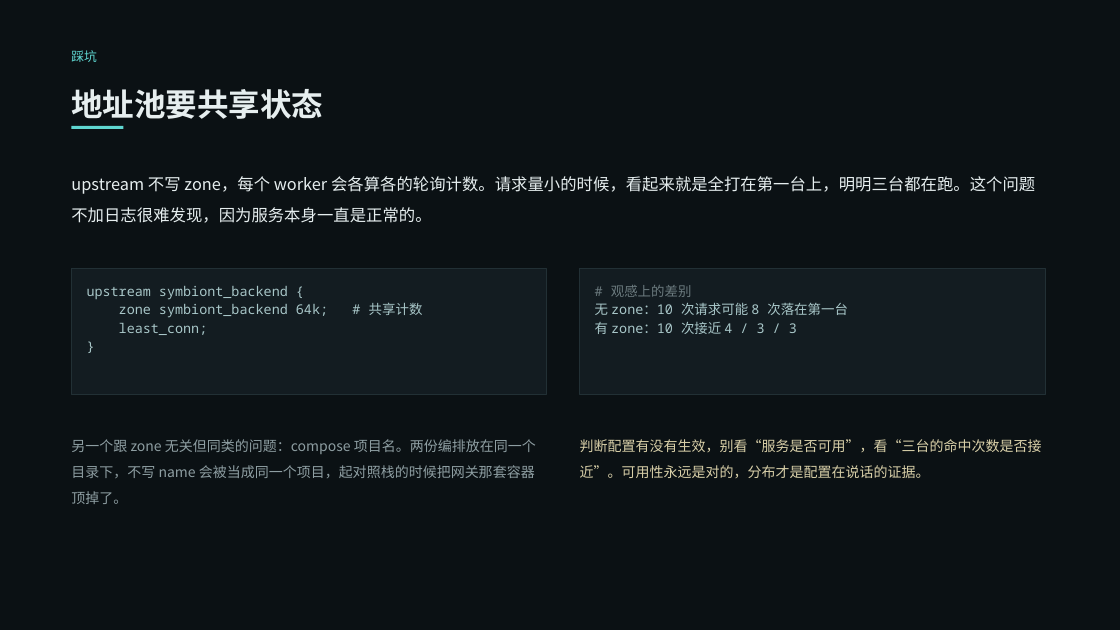
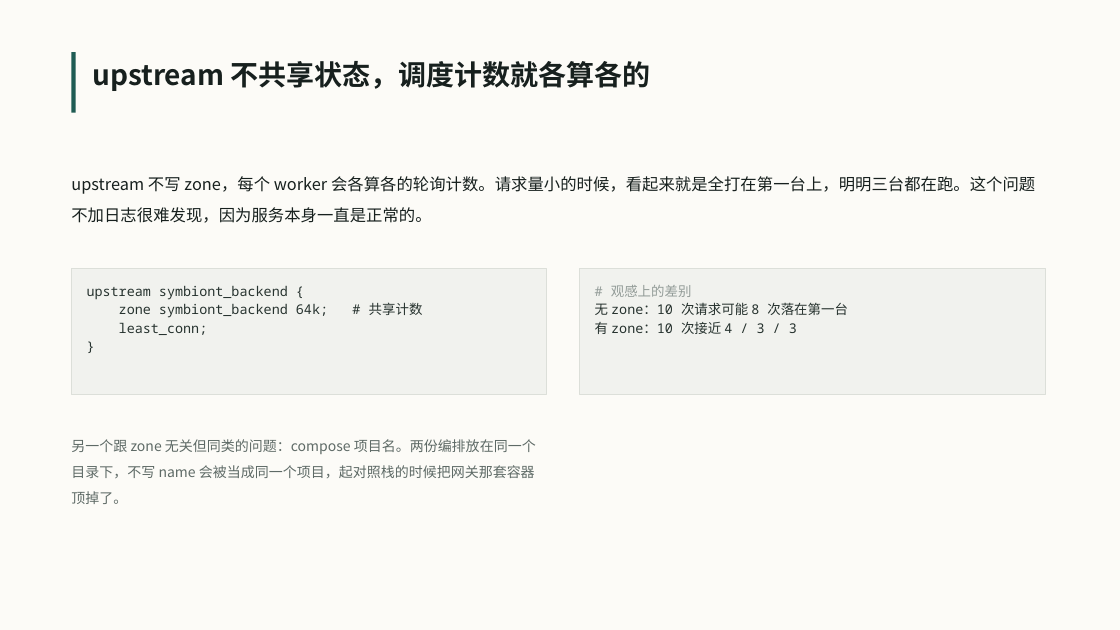
Before and after one commit to VesselPaper/symbiont, a slide deck: slide 7 of share/技术分享-应用代理与负载均衡.pptx. Drawn at 1120x630 pixels with LibreOffice and Linux fonts; fonts in the diff are those of the drawing. Boxes give left, top, right and bottom in pixels: in the first picture for what was removed or moved away, otherwise in the second. Text is boxed around its words. In the diff, an @@ line names an element or a change of style, - is before the commit and + after.

```diff
--- a/share/技术分享-应用代理与负载均衡.pptx
+++ b/share/技术分享-应用代理与负载均衡.pptx
@@ rectangle at bbox=[0, 0, 1120, 630]: fill #0B1114 to #FCFBF7 @@
@@ text removed at bbox=[71, 50, 97, 62] @@
-踩坑
@@ rectangle added at bbox=[71, 52, 76, 113], fill #1F5C54 @@
@@ text at bbox=[92, 61, 651, 91]: text changed; size 27 to 24 pt; text colour #E6EEEF to #17201E @@
-地址池要共享状态
+upstream 不共享状态，调度计数就各算各的
@@ rectangle removed at bbox=[71, 126, 124, 129] @@
@@ text "upstream 不写 zone，每个 worker 会各算各的轮询计数。请求量小的时候，看起来就是全打在第一台上，明明 ..." at bbox=[71, 176, 1035, 223]: text colour #E6EEEF to #17201E @@
@@ rectangle "upstream symbiont_backend {" at bbox=[71, 269, 546, 395]: text colour #A8C6C8 to #27332F; fill #131C21 to #F1F2EE; outline #223035 0.75 pt to #DCDFD9 0.75 pt @@
@@ rectangle "# 观感上的差别" at bbox=[580, 269, 1046, 395]: text colour #6B7A7E to #939C98 in "# 观感上的差别"; text colour #A8C6C8 to #27332F in "无 zone：10 次请求可能 8 次落在第一台", "有 zone：10 次接近 4 / 3 / ..."; fill #131C21 to #F1F2EE; outline #223035 0.75 pt to #DCDFD9 0.75 pt @@
@@ text "另一个跟 zone 无关但同类的问题：compose 项目名。两份编排放在同一个目录下，不写 name ..." at bbox=[71, 439, 536, 504]: text colour #8E9EA2 to #5E6A66 @@
@@ text removed at bbox=[580, 439, 1042, 478] @@
-判断配置有没有生效，别看“服务是否可用”，看“三台的命中次数是否接近”。可用性永远是对的，分布才是配置在说话的证据。
```
Also in this commit, not shown: 15 other slides changed, 4 slides added, 4 slides removed, 1 other file.
